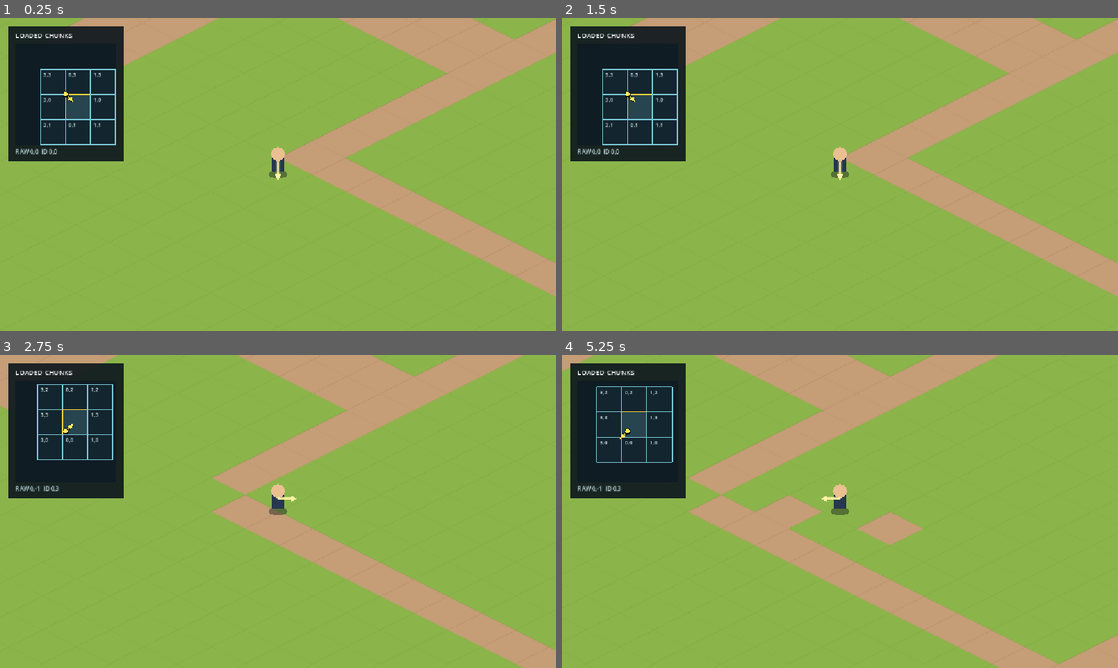
Above: before the commit, frames 1-4 (two rows, left to right).
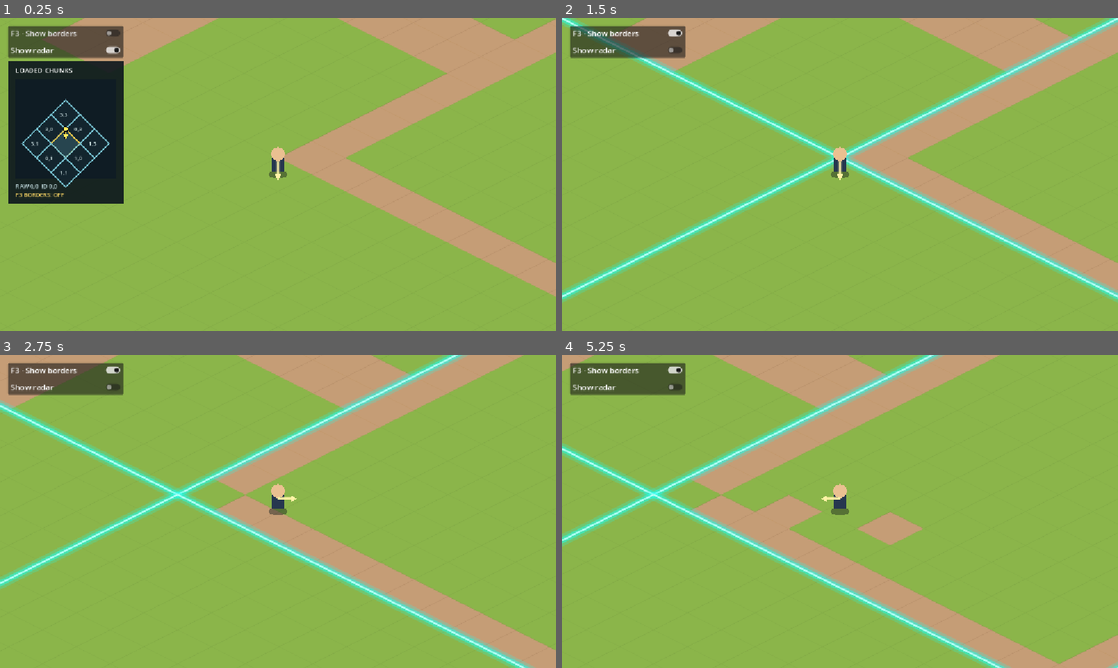
Above: after the commit, the same moments.

Repository: msew11/rpg
Game: Godot game, scene res://scenes/main.tscn
Same seed, same stepped clock (60 frames per second), same inputs: the game is played once before the commit and once after it.
Inputs (mouse positions are in pixels of both pictures, inside the frame that each line leads up to):
- Up to frame 1 (0.25 s): no input
- Up to frame 2 (1.5 s): click (628, 33) at 0.5 s, where only the run after the commit has a clickable "F3 · Show borders"; click (628, 49) at 1.25 s, where only the run after the commit has a clickable "Show radar"
- Up to frame 3 (2.75 s): tap Enter at 2 s; hold D from 2.03 s (still down); tap Space at 2.27 s
- Up to frame 4 (5.25 s): release D at 2.78 s; hold S 2.78-3.53 s; tap Space at 3.02, 4.52 s; hold D 3.53-4.28 s; hold W 4.28-5.03 s; hold A from 5.03 s (still down)

The runs differ from the first frame. In frame 1, 6.6% of the frame differs, in the area x 1-23%, y 2-60%; in frame 2, 16%, in the area x 0-100%, y 0-92%; in frame 3, 15%; in frame 4, 14%.

Commit message:
fix(world): align radar and expose debug controls

Diff:
--- a/scenes/main.tscn
+++ b/scenes/main.tscn
@@ -1,8 +1,9 @@
-[gd_scene load_steps=4 format=3]
+[gd_scene load_steps=5 format=3]
 
 [ext_resource type="Script" path="res://scripts/view/main.gd" id="1_main"]
 [ext_resource type="Script" path="res://scripts/view/chunk_ground.gd" id="2_ground"]
 [ext_resource type="Script" path="res://scripts/view/chunk_radar.gd" id="3_radar"]
+[ext_resource type="Script" path="res://scripts/view/debug_panel.gd" id="4_debug"]
 
 [node name="Main" type="Node2D"]
 script = ExtResource("1_main")
@@ -15,10 +16,25 @@
 
 [node name="RadarLayer" type="CanvasLayer" parent="."]
 
-[node name="ChunkRadar" type="Control" parent="RadarLayer"]
+[node name="DebugPanel" type="PanelContainer" parent="RadarLayer"]
 offset_left = 16.0
 offset_top = 16.0
 offset_right = 256.0
-offset_bottom = 296.0
+offset_bottom = 82.0
+script = ExtResource("4_debug")
+
+[node name="Options" type="VBoxContainer" parent="RadarLayer/DebugPanel"]
+
+[node name="BordersButton" type="CheckButton" parent="RadarLayer/DebugPanel/Options"]
+text = "F3 · Show borders"
+
+[node name="RadarButton" type="CheckButton" parent="RadarLayer/DebugPanel/Options"]
+text = "Show radar"
+
+[node name="ChunkRadar" type="Control" parent="RadarLayer"]
+offset_left = 16.0
+offset_top = 88.0
+offset_right = 256.0
+offset_bottom = 386.0
 mouse_filter = 2
 script = ExtResource("3_radar")
--- a/scripts/simulation/world_state.gd
+++ b/scripts/simulation/world_state.gd
@@ -4,6 +4,8 @@
 const LOADED_CHUNKS_KEY := &"world/loaded_chunks"
 const CHUNK_SIZE_KEY := &"world/chunk_size"
 const WORLD_SIZE_KEY := &"world/world_size"
+const DEBUG_EDGES_KEY := &"debug/chunk_edges"
+const DEBUG_RADAR_KEY := &"debug/radar"
 
 var entity_ids: Array[int] = []
 var _values: Dictionary = {}
--- a/scripts/view/chunk_ground.gd
+++ b/scripts/view/chunk_ground.gd
@@ -5,10 +5,6 @@
 const DIRT := preload("res://assets/kenney_isometric_roads/dirt.png")
 
 var source: DataSource
-var debug_edges := false:
-	set(value):
-		debug_edges = value
-		queue_redraw()
 
 
 func bind(data_source: DataSource) -> void:
@@ -18,8 +14,12 @@
 
 
 func _on_value_changed(key: StringName, _value: Variant) -> void:
-	if key == WorldState.LOADED_CHUNKS_KEY or String(key).begins_with("chunk/"):
+	if key == WorldState.LOADED_CHUNKS_KEY or key == WorldState.DEBUG_EDGES_KEY or String(key).begins_with("chunk/"):
 		queue_redraw()
+
+
+func debug_edges_enabled() -> bool:
+	return source != null and source.read_value(WorldState.DEBUG_EDGES_KEY) == true
 
 
 func displayed_tile_type(tile_coord: Vector2i) -> int:
@@ -73,7 +73,7 @@
 			var tiles: PackedByteArray = by_raw[raw]
 			var tile_texture: Texture2D = DIRT if _tile_type(tile_coord, tiles, chunk_size) == 1 else GRASS
 			draw_texture(tile_texture, IsometricProjection.to_screen(Vector2(tile_coord)) - Vector2(50, 25))
-	if debug_edges and OS.is_debug_build():
+	if debug_edges_enabled():
 		for raw: Vector2i in loaded:
 			_draw_chunk_edge(raw, chunk_size)
 
--- a/scripts/view/chunk_radar.gd
+++ b/scripts/view/chunk_radar.gd
@@ -1,9 +1,9 @@
 class_name ChunkRadar
 extends Control
 
-const CELL_SIZE := Vector2(52, 52)
 const GRID_VIEW := Rect2(16, 38, 208, 208)
 const RADAR_CENTER := Vector2(120, 142)
+const CHUNK_AXIS_PIXELS := 30.0
 
 var source: DataSource
 var player_id: int
@@ -13,24 +13,19 @@
 	source = data_source
 	player_id = entity_id
 	source.value_changed.connect(_on_value_changed)
+	visible = source.read_value(WorldState.DEBUG_RADAR_KEY) == true
 	queue_redraw()
 
 
 func _on_value_changed(key: StringName, _value: Variant) -> void:
-	if key == WorldState.LOADED_CHUNKS_KEY or key == WorldState.position_key(player_id) or key == WorldState.facing_key(player_id):
+	if key == WorldState.DEBUG_RADAR_KEY:
+		visible = source.read_value(WorldState.DEBUG_RADAR_KEY) == true
+	if key == WorldState.LOADED_CHUNKS_KEY or key == WorldState.DEBUG_EDGES_KEY or key == WorldState.position_key(player_id) or key == WorldState.facing_key(player_id):
 		queue_redraw()
 
 
-func chunk_rect(raw: Vector2i) -> Rect2:
-	if source == null or not source.has_value(WorldState.LOADED_CHUNKS_KEY):
-		return Rect2()
-	var loaded: Array = source.read_value(WorldState.LOADED_CHUNKS_KEY)
-	if not loaded.has(raw):
-		return Rect2()
-	var position: Vector2 = source.read_value(WorldState.position_key(player_id))
-	var chunk_size: Vector2i = source.read_value(WorldState.CHUNK_SIZE_KEY)
-	var origin := Vector2(ChunkCoordinates.tile_origin(raw, chunk_size))
-	return Rect2(RADAR_CENTER + (origin - position) / Vector2(chunk_size) * CELL_SIZE, CELL_SIZE)
+func edge_hint_text() -> String:
+	return "F3 BORDERS: ON" if source != null and source.read_value(WorldState.DEBUG_EDGES_KEY) == true else "F3 BORDERS: OFF"
 
 
 func player_marker_position() -> Vector2:
@@ -39,7 +34,30 @@
 
 func facing_vector() -> Vector2:
 	var facing: Vector2i = source.read_value(WorldState.facing_key(player_id))
-	return IsometricProjection.to_world(Vector2(facing)).normalized()
+	return Vector2(facing).normalized()
+
+
+func chunk_corners(raw: Vector2i) -> PackedVector2Array:
+	if source == null or not source.has_value(WorldState.LOADED_CHUNKS_KEY):
+		return PackedVector2Array()
+	var loaded: Array = source.read_value(WorldState.LOADED_CHUNKS_KEY)
+	if not loaded.has(raw):
+		return PackedVector2Array()
+	var chunk_size: Vector2i = source.read_value(WorldState.CHUNK_SIZE_KEY)
+	var origin := Vector2(ChunkCoordinates.tile_origin(raw, chunk_size))
+	return PackedVector2Array([
+		_radar_point(origin),
+		_radar_point(origin + Vector2(chunk_size.x, 0)),
+		_radar_point(origin + Vector2(chunk_size)),
+		_radar_point(origin + Vector2(0, chunk_size.y))
+	])
+
+
+func _radar_point(world_position: Vector2) -> Vector2:
+	var player_position: Vector2 = source.read_value(WorldState.position_key(player_id))
+	var chunk_size: Vector2i = source.read_value(WorldState.CHUNK_SIZE_KEY)
+	var relative := (world_position - player_position) / Vector2(chunk_size)
+	return RADAR_CENTER + Vector2(relative.x - relative.y, relative.x + relative.y) * CHUNK_AXIS_PIXELS
 
 
 func _draw() -> void:
@@ -57,17 +75,17 @@
 	draw_string(font, Vector2(16, 25), "LOADED CHUNKS", HORIZONTAL_ALIGNMENT_LEFT, -1, 14, Color.WHITE)
 	draw_rect(GRID_VIEW, Color(0.06, 0.11, 0.14), true)
 	for raw: Vector2i in loaded:
-		var rect := chunk_rect(raw)
+		var corners := chunk_corners(raw)
 		var current := raw == player_raw
-		var clipped := rect.intersection(GRID_VIEW)
-		if not clipped.has_area():
-			continue
-		draw_rect(clipped, Color(0.16, 0.28, 0.32, 0.95) if current else Color(0.08, 0.15, 0.19, 0.85), true)
-		_draw_chunk_outline(rect, Color(1.0, 0.82, 0.25) if current else Color(0.48, 0.78, 0.84))
-		var canonical := ChunkCoordinates.canonical_chunk(raw, world_size)
-		var label_position := rect.position + Vector2(6, 15)
-		if not current and GRID_VIEW.has_point(label_position):
-			draw_string(font, label_position, "%d,%d" % [canonical.x, canonical.y], HORIZONTAL_ALIGNMENT_LEFT, -1, 11, Color(0.86, 0.94, 0.94))
+		draw_colored_polygon(corners, Color(0.16, 0.28, 0.32, 0.95) if current else Color(0.08, 0.15, 0.19, 0.85))
+		var outline := PackedVector2Array(corners)
+		outline.append(corners[0])
+		draw_polyline(outline, Color(1.0, 0.82, 0.25) if current else Color(0.48, 0.78, 0.84), 2.0, true)
+		if not current:
+			var canonical := ChunkCoordinates.canonical_chunk(raw, world_size)
+			var label_position := (corners[0] + corners[2]) * 0.5 + Vector2(-12, 4)
+			if GRID_VIEW.has_point(label_position):
+				draw_string(font, label_position, "%d,%d" % [canonical.x, canonical.y], HORIZONTAL_ALIGNMENT_LEFT, -1, 11, Color(0.86, 0.94, 0.94))
 	var marker := player_marker_position()
 	var direction := facing_vector()
 	var tip := marker + direction * 19.0
@@ -79,18 +97,4 @@
 	draw_circle(marker, 4.5, Color(1.0, 0.92, 0.35))
 	var current_id := ChunkCoordinates.canonical_chunk(player_raw, world_size)
 	draw_string(font, Vector2(16, 265), "RAW %d,%d  ID %d,%d" % [player_raw.x, player_raw.y, current_id.x, current_id.y], HORIZONTAL_ALIGNMENT_LEFT, -1, 12, Color(0.8, 0.9, 0.92))
-
-
-func _draw_chunk_outline(rect: Rect2, color: Color) -> void:
-	var left := rect.position.x
-	var right := rect.end.x
-	var top := rect.position.y
-	var bottom := rect.end.y
-	if left >= GRID_VIEW.position.x and left <= GRID_VIEW.end.x:
-		draw_line(Vector2(left, maxf(top, GRID_VIEW.position.y)), Vector2(left, minf(bottom, GRID_VIEW.end.y)), color, 2.0)
-	if right >= GRID_VIEW.position.x and right <= GRID_VIEW.end.x:
-		draw_line(Vector2(right, maxf(top, GRID_VIEW.position.y)), Vector2(right, minf(bottom, GRID_VIEW.end.y)), color, 2.0)
-	if top >= GRID_VIEW.position.y and top <= GRID_VIEW.end.y:
-		draw_line(Vector2(maxf(left, GRID_VIEW.position.x), top), Vector2(minf(right, GRID_VIEW.end.x), top), color, 2.0)
-	if bottom >= GRID_VIEW.position.y and bottom <= GRID_VIEW.end.y:
-		draw_line(Vector2(maxf(left, GRID_VIEW.position.x), bottom), Vector2(minf(right, GRID_VIEW.end.x), bottom), color, 2.0)
+	draw_string(font, Vector2(16, 283), edge_hint_text(), HORIZONTAL_ALIGNMENT_LEFT, -1, 12, Color(1.0, 0.85, 0.4))
--- /dev/null
+++ b/scripts/view/debug_panel.gd
@@ -0,0 +1,33 @@
+class_name DebugPanel
+extends PanelContainer
+
+@onready var borders_button: CheckButton = $Options/BordersButton
+@onready var radar_button: CheckButton = $Options/RadarButton
+
+var source: DataSource
+
+
+func bind(data_source: DataSource) -> void:
+	source = data_source
+	source.value_changed.connect(_on_value_changed)
+	borders_button.toggled.connect(_on_borders_toggled)
+	radar_button.toggled.connect(_on_radar_toggled)
+	_sync_buttons()
+
+
+func _on_value_changed(key: StringName, _value: Variant) -> void:
+	if key == WorldState.DEBUG_EDGES_KEY or key == WorldState.DEBUG_RADAR_KEY:
+		_sync_buttons()
+
+
+func _sync_buttons() -> void:
+	borders_button.set_pressed_no_signal(source.read_value(WorldState.DEBUG_EDGES_KEY) == true)
+	radar_button.set_pressed_no_signal(source.read_value(WorldState.DEBUG_RADAR_KEY) == true)
+
+
+func _on_borders_toggled(enabled: bool) -> void:
+	source.write_value(WorldState.DEBUG_EDGES_KEY, enabled)
+
+
+func _on_radar_toggled(enabled: bool) -> void:
+	source.write_value(WorldState.DEBUG_RADAR_KEY, enabled)
--- a/scripts/view/main.gd
+++ b/scripts/view/main.gd
@@ -5,6 +5,7 @@
 @onready var camera: Camera2D = $Camera2D
 @onready var ground: ChunkGround = $ChunkGround
 @onready var radar: ChunkRadar = $RadarLayer/ChunkRadar
+@onready var debug_panel: DebugPanel = $RadarLayer/DebugPanel
 
 var session := LocalSession.new()
 var catalog := TestChunkCatalog.new()
@@ -13,8 +14,11 @@
 
 
 func _ready() -> void:
+	session.world.write_value(WorldState.DEBUG_EDGES_KEY, false)
+	session.world.write_value(WorldState.DEBUG_RADAR_KEY, true)
 	ground.bind(session.world)
 	radar.bind(session.world, session.player_id)
+	debug_panel.bind(session.world)
 	chunk_world.load_around(session.player_position())
 	rebuild_player_view()
 	_sync_view()
@@ -32,8 +36,8 @@
 		return
 	if event.keycode == KEY_SPACE:
 		chunk_world.toggle_tile(session.player_position())
-	elif event.keycode == KEY_F3 and OS.is_debug_build():
-		ground.debug_edges = not ground.debug_edges
+	elif event.keycode == KEY_F3:
+		session.world.write_value(WorldState.DEBUG_EDGES_KEY, not session.world.read_value(WorldState.DEBUG_EDGES_KEY))
 
 
 func rebuild_player_view() -> void:
--- a/tests/chunk_view_test.gd
+++ b/tests/chunk_view_test.gd
@@ -13,47 +13,65 @@
 	main.set_physics_process(false)
 	assert(main.get_parent() == root)
 	assert(_loaded_count(main) == 9)
-	assert(main.radar.chunk_rect(Vector2i(0, 0)).size == ChunkRadar.CELL_SIZE)
+	assert(main.debug_panel.borders_button.text.begins_with("F3"))
+	assert(not main.debug_panel.borders_button.button_pressed)
+	assert(main.debug_panel.radar_button.button_pressed)
+	assert(main.radar.visible)
+	assert(main.radar.chunk_corners(Vector2i(0, 0)).size() == 4)
 	assert(main.radar.player_marker_position() == ChunkRadar.RADAR_CENTER)
-	var initial_rect: Rect2 = main.radar.chunk_rect(Vector2i(0, 0))
+	var initial_corner: Vector2 = main.radar.chunk_corners(Vector2i(0, 0))[0]
 	_move_to(main, Vector2(6, 6))
 	assert(main.radar.player_marker_position() == ChunkRadar.RADAR_CENTER)
-	assert(main.radar.chunk_rect(Vector2i(0, 0)).position == initial_rect.position - ChunkRadar.CELL_SIZE / 2.0)
+	assert(main.radar.chunk_corners(Vector2i(0, 0))[0] == initial_corner - Vector2(0, ChunkRadar.CHUNK_AXIS_PIXELS))
 	assert(main.ground.displayed_tile_type(Vector2i(30, 1)) == -1)
 	main.session.world.write_value(WorldState.facing_key(main.session.player_id), Vector2i(1, 0))
-	assert(main.radar.facing_vector() == IsometricProjection.to_world(Vector2(1, 0)).normalized())
+	assert(main.radar.facing_vector() == Vector2.RIGHT)
+	_move_to(main, Vector2(6, 6) + IsometricProjection.to_world(Vector2.RIGHT))
+	assert(main.radar.chunk_corners(Vector2i(0, 0))[0].x < initial_corner.x)
+	assert(is_equal_approx(main.radar.chunk_corners(Vector2i(0, 0))[0].y, initial_corner.y - ChunkRadar.CHUNK_AXIS_PIXELS))
 	_move_to(main, Vector2(11.9, 1))
-	var before_border: Rect2 = main.radar.chunk_rect(Vector2i(1, 0))
+	var before_border: Vector2 = main.radar.chunk_corners(Vector2i(1, 0))[0]
 	_move_to(main, Vector2(12.1, 1))
-	assert(main.radar.chunk_rect(Vector2i(1, 0)).position.x < before_border.position.x)
-	assert(is_equal_approx(main.radar.chunk_rect(Vector2i(1, 0)).position.x, before_border.position.x - 0.2 / 12.0 * ChunkRadar.CELL_SIZE.x))
+	assert(main.radar.chunk_corners(Vector2i(1, 0))[0].x < before_border.x)
+	assert(is_equal_approx(main.radar.chunk_corners(Vector2i(1, 0))[0].x, before_border.x - 0.2 / 12.0 * ChunkRadar.CHUNK_AXIS_PIXELS))
 	assert(main.ground.displayed_tile_type(Vector2i(1, 1)) == main.chunk_world.tile_type(Vector2i(1, 1)))
-	assert(not main.ground.debug_edges)
+	assert(not main.ground.debug_edges_enabled())
+	assert(main.radar.edge_hint_text() == "F3 BORDERS: OFF")
 	var debug_key := InputEventKey.new()
 	debug_key.keycode = KEY_F3
 	debug_key.pressed = true
 	main._unhandled_key_input(debug_key)
-	assert(main.ground.debug_edges == OS.is_debug_build())
+	assert(main.ground.debug_edges_enabled())
+	assert(main.radar.edge_hint_text() == "F3 BORDERS: ON")
+	assert(main.debug_panel.borders_button.button_pressed)
+	main.debug_panel.radar_button.button_pressed = false
+	assert(not main.radar.visible)
+	main.debug_panel.radar_button.button_pressed = true
+	assert(main.radar.visible)
 	_move_to(main, Vector2(-1, -1))
-	var negative_rect: Rect2 = main.radar.chunk_rect(Vector2i(-1, -1))
-	assert(negative_rect.has_point(main.radar.player_marker_position()))
+	assert(Geometry2D.is_point_in_polygon(main.radar.player_marker_position(), main.radar.chunk_corners(Vector2i(-1, -1))))
 	assert(main.radar.player_marker_position() == ChunkRadar.RADAR_CENTER)
 	assert(main.ground.displayed_tile_type(Vector2i(-1, -1)) == main.chunk_world.tile_type(Vector2i(-1, -1)))
 	assert(main.ground.displayed_tile_type(Vector2i(25, 25)) == -1)
 	main._unhandled_key_input(debug_key)
-	assert(not main.ground.debug_edges)
+	assert(not main.ground.debug_edges_enabled())
+	assert(main.radar.edge_hint_text() == "F3 BORDERS: OFF")
+	assert(not main.debug_panel.borders_button.button_pressed)
+	main.debug_panel.borders_button.button_pressed = true
+	assert(main.ground.debug_edges_enabled())
+	main.debug_panel.borders_button.button_pressed = false
+	assert(not main.ground.debug_edges_enabled())
 	_move_to(main, Vector2(49, 1))
-	var wrap_rect: Rect2 = main.radar.chunk_rect(Vector2i(4, 0))
-	assert(wrap_rect.has_point(main.radar.player_marker_position()))
+	assert(Geometry2D.is_point_in_polygon(main.radar.player_marker_position(), main.radar.chunk_corners(Vector2i(4, 0))))
 	assert(main.radar.player_marker_position() == ChunkRadar.RADAR_CENTER)
 	_move_to(main, Vector2(47.9, 1))
-	var before_wrap: Rect2 = main.radar.chunk_rect(Vector2i(4, 0))
+	var before_wrap: Vector2 = main.radar.chunk_corners(Vector2i(4, 0))[0]
 	_move_to(main, Vector2(48.1, 1))
-	assert(is_equal_approx(main.radar.chunk_rect(Vector2i(4, 0)).position.x, before_wrap.position.x - 0.2 / 12.0 * ChunkRadar.CELL_SIZE.x))
+	assert(is_equal_approx(main.radar.chunk_corners(Vector2i(4, 0))[0].x, before_wrap.x - 0.2 / 12.0 * ChunkRadar.CHUNK_AXIS_PIXELS))
 	_move_to(main, Vector2(49, 1))
 	assert(main.ground.displayed_tile_type(Vector2i(49, 1)) == main.chunk_world.tile_type(Vector2i(1, 1)))
 	assert(main.camera.position == IsometricProjection.to_screen(Vector2(49, 1)))
-	assert(main.radar.position == Vector2(16, 16))
+	assert(main.radar.position == Vector2(16, 88))
 	assert(main.get_parent() == root)
 	main.free()
 	print("chunk_view_test passed")
Not shown, added: scripts/view/debug_panel.gd.uid
Not shown, changed: README.md
Not shown, changed: docs/architecture.md
Not shown, changed: openspec/changes/add-looping-chunk-world/design.md
Not shown, changed: openspec/changes/add-looping-chunk-world/proposal.md
Not shown, changed: openspec/changes/add-looping-chunk-world/specs/continuous-chunk-world/spec.md
Not shown, changed: openspec/changes/add-looping-chunk-world/tasks.md
